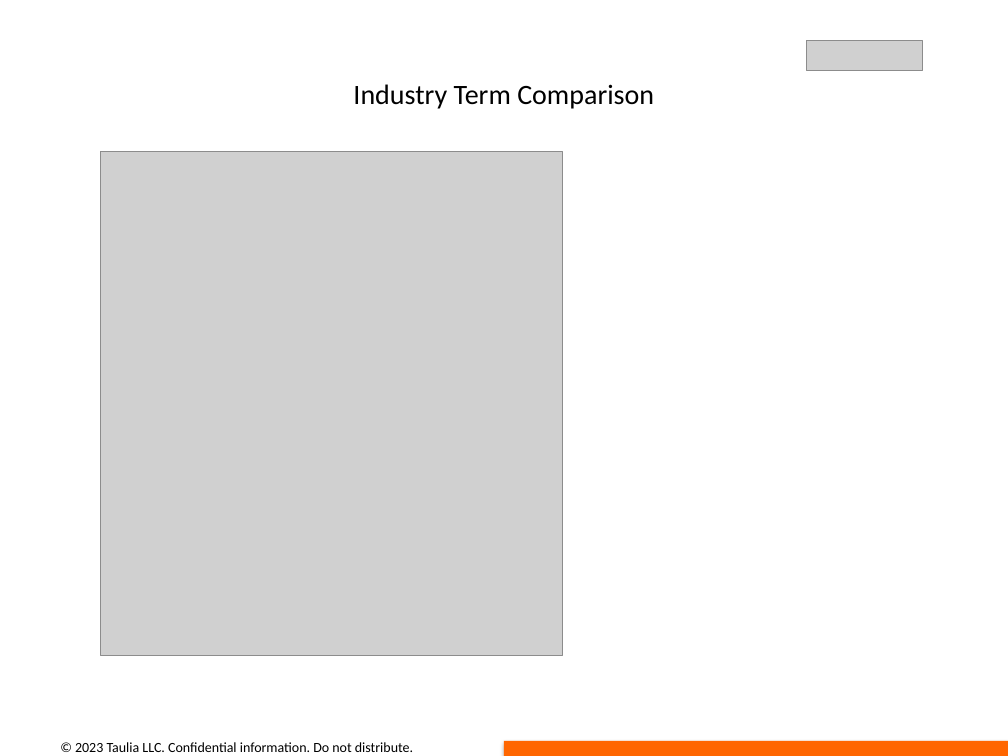
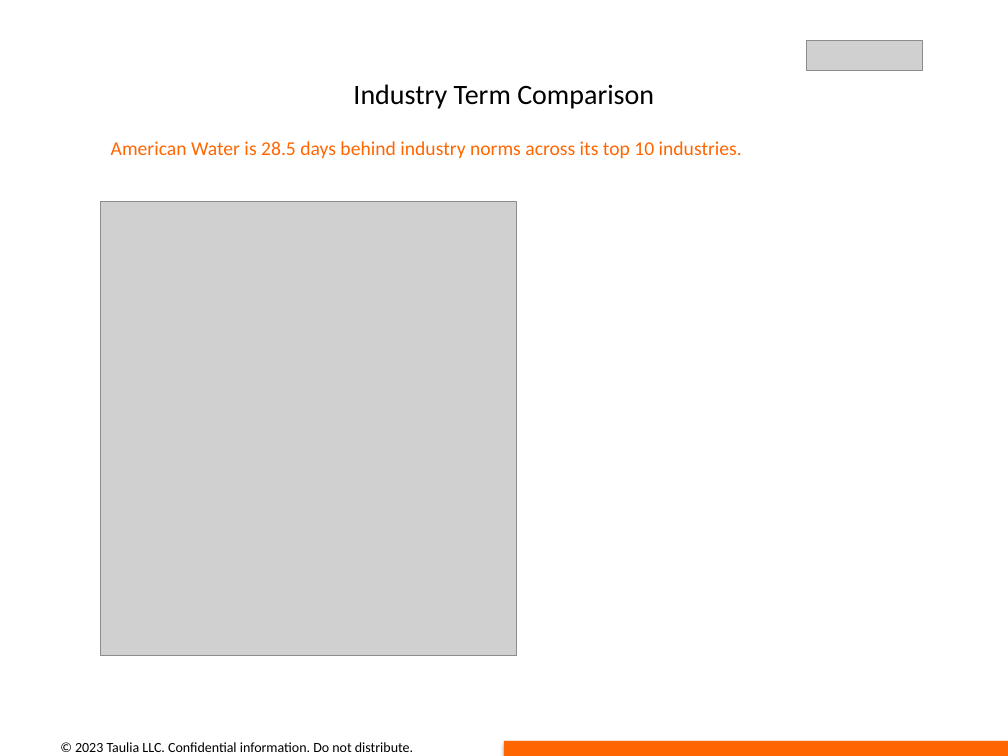
Before and after one commit to dimitarivanov-taulia/opportunity_deck_automation, a slide deck: slide 3 of presentations/opportunity_deck_American Water.pptx. Drawn at 1008x756 pixels with LibreOffice and Linux fonts; fonts in the diff are those of the drawing; grey boxes stand for pictures. Boxes give left, top, right and bottom in pixels: in the first picture for what was removed or moved away, otherwise in the second. Text is boxed around its words. In the diff, an @@ line names an element or a change of style, - is before the commit and + after.

```diff
--- a/presentations/opportunity_deck_American Water.pptx
+++ b/presentations/opportunity_deck_American Water.pptx
@@ text added at box(111, 141, 742, 158), 14 pt, text #FF6600 @@
+American Water is 28.5 days behind industry norms across its top 10 industries.
@@ picture: place and size @@
-picture at box(101, 151, 562, 655)
+picture at box(101, 202, 516, 655)
```
Also in this commit, not shown: 7 other slides changed, 25 other files.
